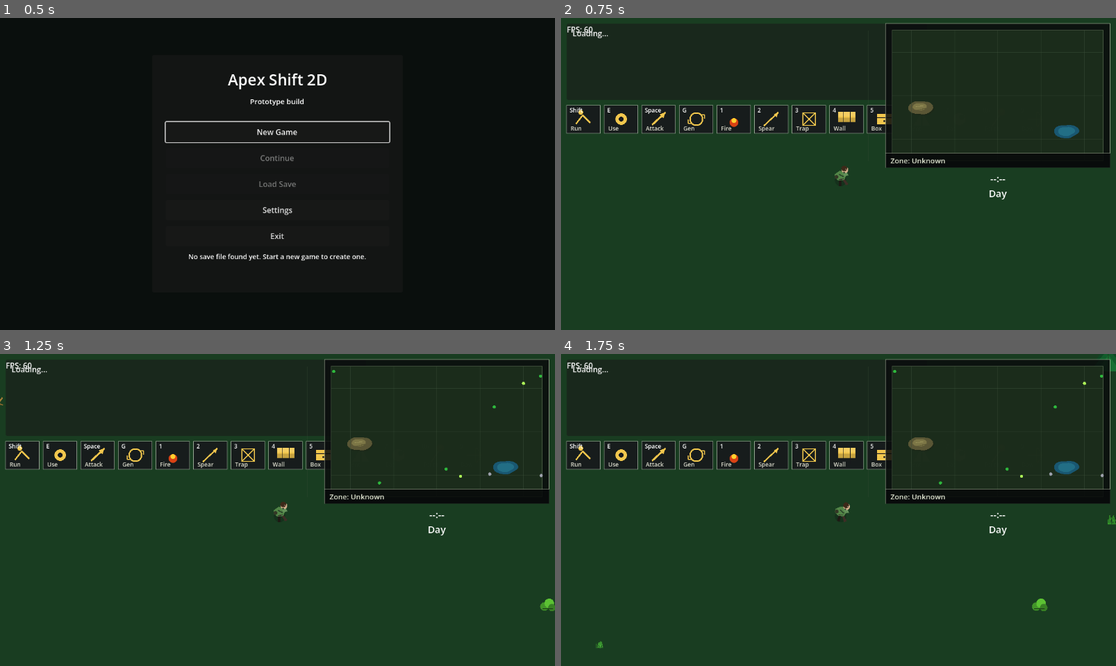
Above: before the commit, frames 1-4 (two rows, left to right).
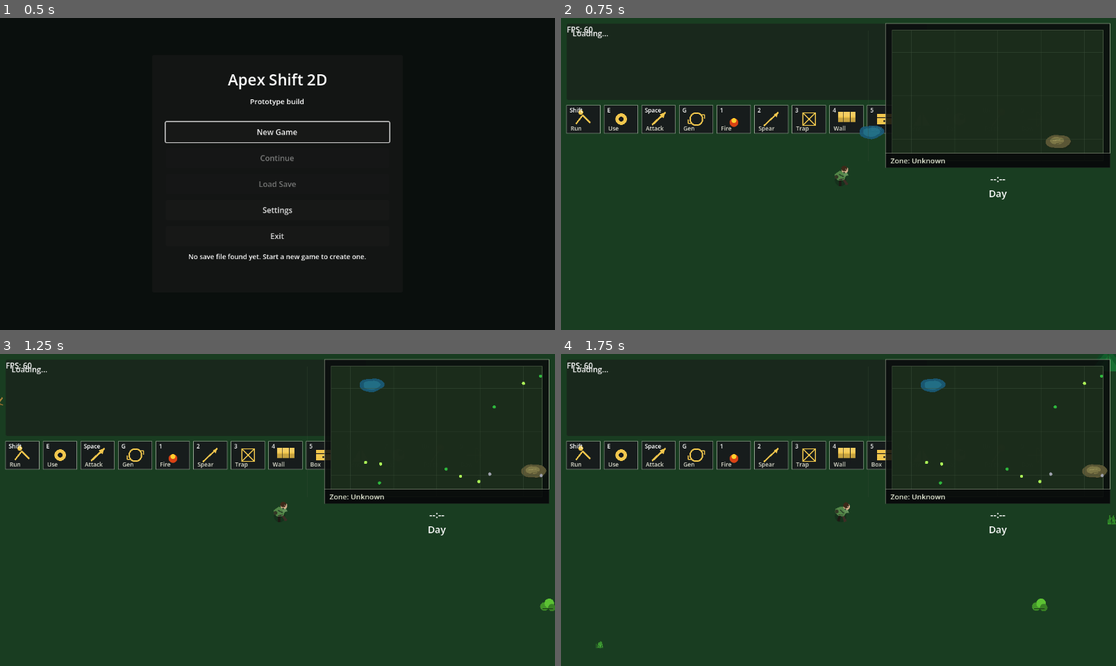
Above: after the commit, the same moments.

Repository: krisstoof/apex-shift-2d
Game: Godot game, scene res://scenes/ui/start_menu.tscn
Two runs of this game, one before a commit and one after it. Both use one fixed random seed, a clock stepped at 60 frames per second and the inputs below.
Inputs (mouse positions are in pixels of both pictures, inside the frame that each line leads up to):
- Up to frame 1 (0.5 s): no input
- Up to frame 2 (0.75 s): click "New Game" at 0.5 s
- Up to frame 3 (1.25 s): no input
- Up to frame 4 (1.75 s): tap Enter at 1.25 s; move the mouse to (960, 494) at 1.27 s; hold D (move_right) from 1.28 s (still down); hold Shift from 1.28 s (still down); click (960, 494) at 1.42 s; tap Space at 1.52 s

Frame 1 is identical in both runs. In frame 2, 0.6% of the frame differs, in the area x 53-94%, y 26-42%; in frame 3, 0.6%, in the area x 59-99%, y 5-42%; in frame 4, 0.6%.

Commit message:
feature/#111 Randomize pond and hill landmark placement

Diff:
--- a/scripts/systems/game_session.gd
+++ b/scripts/systems/game_session.gd
@@ -3,14 +3,19 @@
 const SAVE_PATH := "user://savegame.json"
 
 var load_save_requested := false
+var pending_world_seed := 0
+var pending_landmarks: Array[Dictionary] = []
 
 
 func request_new_game() -> void:
 	load_save_requested = false
+	pending_landmarks.clear()
+	pending_world_seed = _generate_world_seed()
 
 
 func request_continue() -> void:
 	load_save_requested = true
+	_load_bootstrap_from_save()
 
 
 func consume_load_save_request() -> bool:
@@ -21,3 +26,56 @@
 
 func has_save_game() -> bool:
 	return FileAccess.file_exists(SAVE_PATH)
+
+
+func get_bootstrap_world_seed() -> int:
+	if pending_world_seed == 0:
+		pending_world_seed = _generate_world_seed()
+	return pending_world_seed
+
+
+func get_bootstrap_landmarks() -> Array[Dictionary]:
+	return pending_landmarks.duplicate(true)
+
+
+func set_bootstrap_world_state(world_seed: int, landmarks: Array) -> void:
+	pending_world_seed = world_seed if world_seed != 0 else _generate_world_seed()
+	pending_landmarks = _sanitize_landmarks(landmarks)
+
+
+func _load_bootstrap_from_save() -> void:
+	if not has_save_game():
+		pending_landmarks.clear()
+		pending_world_seed = _generate_world_seed()
+		return
+	var parsed: Variant = JSON.parse_string(FileAccess.get_file_as_string(SAVE_PATH))
+	if typeof(parsed) != TYPE_DICTIONARY:
+		pending_landmarks.clear()
+		pending_world_seed = _generate_world_seed()
+		return
+	var bootstrap := _extract_bootstrap_world_data(Dictionary(parsed))
+	pending_world_seed = int(bootstrap.get("world_seed", _generate_world_seed()))
+	pending_landmarks = Array(bootstrap.get("landmarks", [])).duplicate(true)
+
+
+func _extract_bootstrap_world_data(save_data: Dictionary) -> Dictionary:
+	var world_data := Dictionary(save_data.get("world", {}))
+	return {
+		"world_seed": int(world_data.get("world_seed", _generate_world_seed())),
+		"landmarks": _sanitize_landmarks(Array(world_data.get("landmarks", [])))
+	}
+
+
+func _sanitize_landmarks(landmarks: Array) -> Array[Dictionary]:
+	var sanitized: Array[Dictionary] = []
+	for landmark_value in landmarks:
+		if typeof(landmark_value) != TYPE_DICTIONARY:
+			continue
+		sanitized.append(Dictionary(landmark_value).duplicate(true))
+	return sanitized
+
+
+func _generate_world_seed() -> int:
+	var time_seed := int(Time.get_unix_time_from_system())
+	var tick_seed := int(Time.get_ticks_usec() % 2147483647)
+	return abs(time_seed * 1103515245 + tick_seed * 12345) % 2147483647 + 1
--- a/scripts/systems/save_system.gd
+++ b/scripts/systems/save_system.gd
@@ -48,6 +48,7 @@
 	var ecosystem_director := scene.get_node("EcosystemDirector")
 	return {
 		"version": 3,
+		"world": world.get_save_data(),
 		"player": _get_player_data(player),
 		"resources": world.get_resource_save_data(),
 		"varnaks": world.get_varnak_save_data(),
@@ -107,7 +108,13 @@
 	var day_night_system := scene.get_node("DayNightSystem")
 	var evolution_director := scene.get_node("EvolutionDirector")
 	var ecosystem_director := scene.get_node("EcosystemDirector")
+	var game_session := get_node_or_null("/root/GameSession")
+	var world_data := Dictionary(data.get("world", {}))
 
+	if not world_data.is_empty():
+		await world.restore_landmarks(Array(world_data.get("landmarks", [])), int(world_data.get("world_seed", 0)))
+		if game_session and game_session.has_method("set_bootstrap_world_state"):
+			game_session.set_bootstrap_world_state(int(world_data.get("world_seed", 0)), Array(world_data.get("landmarks", [])))
 	_restore_player_data(player, Dictionary(data.get("player", {})))
 	evolution_director.restore_from_data(Dictionary(data.get("evolution", {})))
 	ecosystem_director.load_save_data(Dictionary(data.get("ecosystem", {})))
--- a/scripts/ui/map_screen.gd
+++ b/scripts/ui/map_screen.gd
@@ -185,8 +185,6 @@
 
 
 func _refresh_landmarks_from_world() -> void:
-	if not landmarks.is_empty():
-		return
 	var world := get_tree().current_scene.get_node_or_null("World")
 	if world and world.has_method("get_landmarks"):
 		landmarks = world.get_landmarks()
--- a/scripts/ui/minimap.gd
+++ b/scripts/ui/minimap.gd
@@ -180,8 +180,6 @@
 
 
 func _refresh_landmarks_from_world() -> void:
-	if not landmarks.is_empty():
-		return
 	var world := get_tree().current_scene.get_node_or_null("World")
 	if world and world.has_method("get_landmarks"):
 		landmarks = world.get_landmarks()
--- a/scripts/world/world.gd
+++ b/scripts/world/world.gd
@@ -101,6 +101,7 @@
 var grazer_rng := RandomNumberGenerator.new()
 var small_prey_spawn_timer := 0.0
 var varnak_spawn_timer := 0.0
+var world_seed := 0
 var landmarks: Array[Dictionary] = []
 var hill_landmarks: Array[Dictionary] = []
 var pond_landmarks: Array[Dictionary] = []
@@ -180,6 +181,27 @@
 	return landmarks.duplicate(true)
 
 
+func get_world_seed() -> int:
+	return world_seed
+
+
+func get_landmark_save_data() -> Array[Dictionary]:
+	var landmark_data: Array[Dictionary] = []
+	for landmark_value in landmarks:
+		var landmark := Dictionary(landmark_value).duplicate(true)
+		landmark["position"] = _vector_to_data(Vector2(landmark.get("position", Vector2.ZERO)))
+		landmark["radius"] = float(landmark.get("radius", 0.0))
+		landmark_data.append(landmark)
+	return landmark_data
+
+
+func get_save_data() -> Dictionary:
+	return {
+		"world_seed": world_seed,
+		"landmarks": get_landmark_save_data()
+	}
+
+
 func is_boot_ready() -> bool:
 	return boot_ready
 
@@ -287,7 +309,22 @@
 
 
 func _create_landmarks() -> void:
-	landmarks = WORLD_CONFIG.get_landmarks()
+	var game_session := get_node_or_null("/root/GameSession")
+	var bootstrap_landmarks: Array[Dictionary] = []
+	if game_session and game_session.has_method("get_bootstrap_landmarks"):
+		bootstrap_landmarks = game_session.get_bootstrap_landmarks()
+	if game_session and game_session.has_method("get_bootstrap_world_seed"):
+		world_seed = int(game_session.get_bootstrap_world_seed())
+	elif world_seed == 0:
+		world_seed = 1
+	if bootstrap_landmarks.is_empty():
+		landmarks = WORLD_CONFIG.generate_landmarks(world_seed)
+	else:
+		landmarks = _deserialize_landmark_save_data(bootstrap_landmarks)
+	_rebuild_landmark_runtime_state()
+
+
+func _rebuild_landmark_runtime_state() -> void:
 	hill_landmarks.clear()
 	pond_landmarks.clear()
 	pond_water_search_radius = 0.0
@@ -303,6 +340,31 @@
 				_create_landmark_area(landmark, "pond_landmarks")
 	if not pond_landmarks.is_empty():
 		pond_water_search_radius = max(max_pond_radius * 1.2, 1.0)
+
+
+func restore_landmarks(landmark_data: Array, restored_world_seed: int = 0) -> void:
+	for landmark_area in get_tree().get_nodes_in_group("landmarks"):
+		if is_instance_valid(landmark_area):
+			landmark_area.queue_free()
+	await get_tree().process_frame
+	world_seed = restored_world_seed if restored_world_seed != 0 else world_seed
+	landmarks = _deserialize_landmark_save_data(landmark_data)
+	if landmarks.is_empty():
+		landmarks = WORLD_CONFIG.generate_landmarks(world_seed)
+	_rebuild_landmark_runtime_state()
+	queue_redraw()
+
+
+func _deserialize_landmark_save_data(landmark_data: Array) -> Array[Dictionary]:
+	var restored_landmarks: Array[Dictionary] = []
+	for landmark_value in landmark_data:
+		if typeof(landmark_value) != TYPE_DICTIONARY:
+			continue
+		var landmark := Dictionary(landmark_value).duplicate(true)
+		landmark["position"] = _data_to_vector(landmark.get("position", {}))
+		landmark["radius"] = float(landmark.get("radius", 0.0))
+		restored_landmarks.append(landmark)
+	return restored_landmarks
 
 
 func _create_landmark_area(landmark: Dictionary, group_name: String) -> void:
--- a/scripts/world/world_config.gd
+++ b/scripts/world/world_config.gd
@@ -7,6 +7,7 @@
 const BASE_WORLD_RECT := Rect2(-1440, -880, 2880, 1760)
 const WORLD_RECT := Rect2(BASE_WORLD_RECT.position * WORLD_SCALE, BASE_WORLD_RECT.size * WORLD_SCALE)
 const PLAYER_EDGE_PADDING := 40.0
+const PLAYER_START_POSITION := Vector2(-2450.0, 1450.0)
 
 const TREE_COUNT := 48
 const ROCK_COUNT := 24
@@ -282,14 +283,22 @@
 
 
 static func get_landmarks() -> Array[Dictionary]:
-	var filtered_landmarks: Array[Dictionary] = _get_balanced_landmark_selection()
-	var scaled_landmarks: Array[Dictionary] = []
-	for landmark_value in filtered_landmarks:
-		var landmark := Dictionary(landmark_value).duplicate(true)
-		landmark["position"] = scale_world_point(Vector2(landmark["position"]))
-		landmark["radius"] = float(landmark["radius"]) * WORLD_SCALE
-		scaled_landmarks.append(landmark)
-	return scaled_landmarks
+	return generate_landmarks(1)
+
+
+static func generate_landmarks(world_seed: int) -> Array[Dictionary]:
+	var selected_landmarks: Array[Dictionary] = _get_balanced_landmark_selection()
+	var biomes: Array[Dictionary] = get_biome_zones()
+	var rng := RandomNumberGenerator.new()
+	rng.seed = abs(world_seed) if world_seed != 0 else 1
+	var generated: Array[Dictionary] = []
+	for landmark_value in selected_landmarks:
+		var landmark := _scale_landmark(Dictionary(landmark_value))
+		var biome_id := str(landmark.get("biome_id", ""))
+		var biome := _get_biome_by_id(biome_id, biomes)
+		landmark["position"] = _generate_landmark_position(landmark, biome, generated, rng)
+		generated.append(landmark)
+	return generated
 
 
 static func _get_balanced_landmark_selection() -> Array[Dictionary]:
@@ -329,3 +338,114 @@
 			if selected.size() >= clamped_count:
 				break
 	return selected
+
+
+static func _scale_landmark(landmark: Dictionary) -> Dictionary:
+	var scaled := landmark.duplicate(true)
+	scaled["position"] = scale_world_point(Vector2(landmark.get("position", Vector2.ZERO)))
+	scaled["radius"] = float(landmark.get("radius", 120.0)) * WORLD_SCALE
+	return scaled
+
+
+static func _get_biome_by_id(target_biome_id: String, biomes: Array[Dictionary]) -> Dictionary:
+	for biome_value in biomes:
+		var biome := Dictionary(biome_value)
+		if _get_biome_id(biome) == target_biome_id:
+			return biome
+	return {}
+
+
+static func _generate_landmark_position(landmark: Dictionary, biome: Dictionary, placed_landmarks: Array[Dictionary], rng: RandomNumberGenerator) -> Vector2:
+	var fallback_position := Vector2(landmark.get("position", Vector2.ZERO))
+	if biome.is_empty():
+		return fallback_position
+	var points := PackedVector2Array(biome.get("points", []))
+	if points.is_empty():
+		return fallback_position
+	var bounds := _get_polygon_bounds(points)
+	var radius := float(landmark.get("radius", 120.0))
+	var spawn_margin := _get_landmark_spawn_margin(str(landmark.get("type", "")))
+	var world_margin := spawn_margin + radius
+	var player_safe_distance := float(GAME_BALANCE.LANDMARKS.get("landmark_player_safe_distance", 760.0))
+	var min_landmark_distance := float(GAME_BALANCE.LANDMARKS.get("landmark_min_distance", 420.0))
+	for _attempt in 96:
+		var candidate := Vector2(
+			rng.randf_range(bounds.position.x, bounds.end.x),
+			rng.randf_range(bounds.position.y, bounds.end.y)
+		)
+		if not Geometry2D.is_point_in_polygon(candidate, points):
+			continue
+		if not _is_landmark_inside_world_bounds(candidate, world_margin):
+			continue
+		if candidate.distance_to(PLAYER_START_POSITION) < player_safe_distance + radius:
+			continue
+		if _is_landmark_too_close_to_others(candidate, radius, placed_landmarks, min_landmark_distance):
+			continue
+		return candidate
+	return _find_landmark_fallback_position(fallback_position, points, radius, world_margin, placed_landmarks, min_landmark_distance)
+
+
+static func _is_landmark_inside_world_bounds(position: Vector2, margin: float) -> bool:
+	return (
+		position.x >= WORLD_RECT.position.x + margin
+		and position.x <= WORLD_RECT.end.x - margin
+		and position.y >= WORLD_RECT.position.y + margin
+		and position.y <= WORLD_RECT.end.y - margin
+	)
+
+
+static func _is_landmark_too_close_to_others(position: Vector2, radius: float, placed_landmarks: Array[Dictionary], min_landmark_distance: float) -> bool:
+	for placed_value in placed_landmarks:
+		var placed := Dictionary(placed_value)
+		var placed_position := Vector2(placed.get("position", Vector2.ZERO))
+		var placed_radius := float(placed.get("radius", 120.0))
+		var required_distance: float = maxf(min_landmark_distance, radius + placed_radius + 40.0)
+		if position.distance_to(placed_position) < required_distance:
+			return true
+	return false
+
+
+static func _find_landmark_fallback_position(fallback_position: Vector2, points: PackedVector2Array, radius: float, world_margin: float, placed_landmarks: Array[Dictionary], min_landmark_distance: float) -> Vector2:
+	if Geometry2D.is_point_in_polygon(fallback_position, points) and _is_landmark_inside_world_bounds(fallback_position, world_margin) and not _is_landmark_too_close_to_others(fallback_position, radius, placed_landmarks, min_landmark_distance):
+		return fallback_position
+	var bounds := _get_polygon_bounds(points)
+	var center: Vector2 = bounds.get_center()
+	for ring in range(1, 7):
+		var ring_distance: float = float(ring) * maxf(radius * 0.9, 120.0)
+		for angle_step in range(24):
+			var angle := TAU * float(angle_step) / 24.0
+			var candidate: Vector2 = center + Vector2.RIGHT.rotated(angle) * ring_distance
+			if not Geometry2D.is_point_in_polygon(candidate, points):
+				continue
+			if not _is_landmark_inside_world_bounds(candidate, world_margin):
+				continue
+			if _is_landmark_too_close_to_others(candidate, radius, placed_landmarks, min_landmark_distance):
+				continue
+			return candidate
+	return fallback_position
+
+
+static func _get_landmark_spawn_margin(landmark_type: String) -> float:
+	match landmark_type:
+		"pond":
+			return float(GAME_BALANCE.LANDMARKS.get("pond_spawn_margin", 260.0))
+		"hill":
+			return float(GAME_BALANCE.LANDMARKS.get("hill_spawn_margin", 220.0))
+	return float(GAME_BALANCE.LANDMARKS.get("landmark_min_distance", 420.0)) * 0.5
+
+
+static func _get_polygon_bounds(points: PackedVector2Array) -> Rect2:
+	if points.is_empty():
+		return Rect2(Vector2.ZERO, Vector2.ONE)
+	var min_point := points[0]
+	var max_point := points[0]
+	for point in points:
+		min_point.x = min(min_point.x, point.x)
+		min_point.y = min(min_point.y, point.y)
+		max_point.x = max(max_point.x, point.x)
+		max_point.y = max(max_point.y, point.y)
+	return Rect2(min_point, max_point - min_point)
+
+
+static func _get_biome_id(biome: Dictionary) -> String:
+	return str(biome.get("name", "")).to_snake_case()
--- /dev/null
+++ b/tests/unit/test_game_session.gd
@@ -0,0 +1,57 @@
+extends RefCounted
+
+const GAME_SESSION_SCRIPT := preload("res://scripts/systems/game_session.gd")
+const TEST_UTILS := preload("res://tests/unit/test_utils.gd")
+
+
+func run() -> Array[String]:
+	var failures: Array[String] = []
+	_test_request_new_game_creates_bootstrap_seed(failures)
+	_test_set_bootstrap_world_state_round_trips_landmarks(failures)
+	_test_extract_bootstrap_world_data_reads_seed_and_landmarks(failures)
+	return failures
+
+
+func _test_request_new_game_creates_bootstrap_seed(failures: Array[String]) -> void:
+	var game_session := GAME_SESSION_SCRIPT.new()
+	game_session.request_new_game()
+	var world_seed := int(game_session.get_bootstrap_world_seed())
+	TEST_UTILS.expect(world_seed > 0, failures, "New game should prepare a positive bootstrap world seed")
+	TEST_UTILS.expect_equal(game_session.get_bootstrap_landmarks().size(), 0, failures, "New game bootstrap should start without saved landmark overrides")
+
+
+func _test_set_bootstrap_world_state_round_trips_landmarks(failures: Array[String]) -> void:
+	var game_session := GAME_SESSION_SCRIPT.new()
+	var landmarks := [{
+		"id": "test_hill",
+		"type": "hill",
+		"position": {"x": 100.0, "y": -40.0},
+		"radius": 220.0,
+		"biome_id": "westwood"
+	}]
+	game_session.set_bootstrap_world_state(12345, landmarks)
+	var bootstrap_landmarks: Array = game_session.get_bootstrap_landmarks()
+	TEST_UTILS.expect_equal(int(game_session.get_bootstrap_world_seed()), 12345, failures, "Bootstrap world state should keep the provided seed")
+	TEST_UTILS.expect_equal(bootstrap_landmarks.size(), 1, failures, "Bootstrap world state should keep saved landmark overrides")
+	if bootstrap_landmarks.size() == 1:
+		var landmark := Dictionary(bootstrap_landmarks[0])
+		TEST_UTILS.expect_equal(str(landmark.get("id", "")), "test_hill", failures, "Bootstrap landmarks should keep their ids")
+
+
+func _test_extract_bootstrap_world_data_reads_seed_and_landmarks(failures: Array[String]) -> void:
+	var game_session := GAME_SESSION_SCRIPT.new()
+	var bootstrap: Dictionary = game_session.call("_extract_bootstrap_world_data", {
+		"world": {
+			"world_seed": 777,
+			"landmarks": [{
+				"id": "pond_a",
+				"type": "pond",
+				"position": {"x": -20.0, "y": 88.0},
+				"radius": 160.0,
+				"biome_id": "hearth_meadow"
+			}]
+		}
+	})
+	TEST_UTILS.expect_equal(int(bootstrap.get("world_seed", 0)), 777, failures, "Bootstrap extraction should read world seed from save data")
+	var landmarks: Array = Array(bootstrap.get("landmarks", []))
+	TEST_UTILS.expect_equal(landmarks.size(), 1, failures, "Bootstrap extraction should read saved landmark overrides")
--- a/tests/unit/test_world.gd
+++ b/tests/unit/test_world.gd
@@ -13,6 +13,7 @@
 	_test_non_plant_resources_ignore_water_blocking(failures)
 	_test_hills_block_navigation(failures)
 	_test_terrain_speed_multiplier_changes_in_water(failures)
+	_test_landmark_save_data_round_trip_vectors(failures)
 	_test_biomes_have_sample_texture_assets(failures)
 	_test_biome_terrain_accent_layout_is_dense_and_inside_biome(failures)
 	_test_biome_terrain_accent_layout_stays_async_when_queue_is_pending(failures)
@@ -69,6 +70,33 @@
 	var land_speed: float = float(world.get_terrain_speed_multiplier(Vector2(160.0, 0.0)))
 	TEST_UTILS.expect(deep_speed < shallow_speed, failures, "Deep water should slow movement more than shallow water")
 	TEST_UTILS.expect(shallow_speed < land_speed, failures, "Shallow water should still slow movement more than land")
+	world.free()
+
+
+func _test_landmark_save_data_round_trip_vectors(failures: Array[String]) -> void:
+	var world := WORLD_SCRIPT.new()
+	world.landmarks = [{
+		"id": "test_pond",
+		"type": "pond",
+		"position": Vector2(120.0, -90.0),
+		"radius": 140.0,
+		"biome_id": "westwood",
+		"gameplay_tags": ["water_source"]
+	}]
+	var save_data: Array = world.get_landmark_save_data()
+	TEST_UTILS.expect_equal(save_data.size(), 1, failures, "World should export landmark save data")
+	if save_data.size() == 1:
+		var exported := Dictionary(save_data[0])
+		var position_data := Dictionary(exported.get("position", {}))
+		TEST_UTILS.expect_close(float(position_data.get("x", 0.0)), 120.0, failures, "Landmark save data should preserve position X")
+		TEST_UTILS.expect_close(float(position_data.get("y", 0.0)), -90.0, failures, "Landmark save data should preserve position Y")
+	var restored: Array = world.call("_deserialize_landmark_save_data", save_data)
+	TEST_UTILS.expect_equal(restored.size(), 1, failures, "World should deserialize landmark save data")
+	if restored.size() == 1:
+		var restored_landmark := Dictionary(restored[0])
+		var restored_position := Vector2(restored_landmark.get("position", Vector2.ZERO))
+		TEST_UTILS.expect_close(restored_position.x, 120.0, failures, "Deserialized landmark save data should restore position X")
+		TEST_UTILS.expect_close(restored_position.y, -90.0, failures, "Deserialized landmark save data should restore position Y")
 	world.free()
 
 
--- a/tests/unit/test_world_config.gd
+++ b/tests/unit/test_world_config.gd
@@ -11,6 +11,7 @@
 	_test_resource_spawn_config_is_valid(failures)
 	_test_biome_config_is_valid(failures)
 	_test_landmark_config_is_valid(failures)
+	_test_randomized_landmarks_are_seeded_and_spaced(failures)
 	return failures
 
 
@@ -67,3 +68,33 @@
 	TEST_UTILS.expect_equal(hill_count, int(GAME_BALANCE.LANDMARKS.get("hill_count", 0)), failures, "Hill landmark count should match the tuned balance target")
 	TEST_UTILS.expect(pond_biomes.size() >= min(pond_count, 3), failures, "Reduced pond landmarks should still cover multiple biomes for navigation readability")
 	TEST_UTILS.expect(hill_biomes.size() >= min(hill_count, 4), failures, "Reduced hill landmarks should still cover multiple biomes for navigation readability")
+
+
+func _test_randomized_landmarks_are_seeded_and_spaced(failures: Array[String]) -> void:
+	var seed_a := 101
+	var seed_b := 202
+	var first_layout: Array[Dictionary] = WORLD_CONFIG.generate_landmarks(seed_a)
+	var second_layout: Array[Dictionary] = WORLD_CONFIG.generate_landmarks(seed_a)
+	var third_layout: Array[Dictionary] = WORLD_CONFIG.generate_landmarks(seed_b)
+	TEST_UTILS.expect_equal(first_layout.size(), second_layout.size(), failures, "The same world seed should generate the same number of landmarks")
+	TEST_UTILS.expect_equal(first_layout.size(), third_layout.size(), failures, "Different world seeds should still respect the same landmark target counts")
+	var changed_position := false
+	for i in range(first_layout.size()):
+		var first_landmark := Dictionary(first_layout[i])
+		var second_landmark := Dictionary(second_layout[i])
+		var third_landmark := Dictionary(third_layout[i])
+		var first_position := Vector2(first_landmark.get("position", Vector2.ZERO))
+		var second_position := Vector2(second_landmark.get("position", Vector2.ZERO))
+		var third_position := Vector2(third_landmark.get("position", Vector2.ZERO))
+		TEST_UTILS.expect_close(first_position.x, second_position.x, failures, "The same world seed should reproduce landmark X positions")
+		TEST_UTILS.expect_close(first_position.y, second_position.y, failures, "The same world seed should reproduce landmark Y positions")
+		if first_position.distance_to(third_position) > 1.0:
+			changed_position = true
+		TEST_UTILS.expect(WORLD_CONFIG.WORLD_RECT.has_point(first_position), failures, "Generated landmarks should stay inside world bounds")
+		TEST_UTILS.expect(first_position.distance_to(WORLD_CONFIG.PLAYER_START_POSITION) >= float(GAME_BALANCE.LANDMARKS.get("landmark_player_safe_distance", 760.0)), failures, "Generated landmarks should stay away from the player start area")
+		for j in range(i + 1, first_layout.size()):
+			var other_landmark := Dictionary(first_layout[j])
+			var other_position := Vector2(other_landmark.get("position", Vector2.ZERO))
+			var minimum_distance: float = maxf(float(GAME_BALANCE.LANDMARKS.get("landmark_min_distance", 420.0)), float(first_landmark.get("radius", 0.0)) + float(other_landmark.get("radius", 0.0)) + 40.0)
+			TEST_UTILS.expect(first_position.distance_to(other_position) >= minimum_distance, failures, "Generated landmarks should not overlap or crowd each other")
+	TEST_UTILS.expect(changed_position, failures, "Different world seeds should produce a different landmark layout")
--- a/tests/unit_test_runner.gd
+++ b/tests/unit_test_runner.gd
@@ -2,6 +2,7 @@
 
 const WORLD_CONFIG_TESTS := preload("res://tests/unit/test_world_config.gd")
 const WORLD_TESTS := preload("res://tests/unit/test_world.gd")
+const GAME_SESSION_TESTS := preload("res://tests/unit/test_game_session.gd")
 const HUNGER_DIET_TESTS := preload("res://tests/unit/test_hunger_diet.gd")
 const RESOURCE_NODE_TESTS := preload("res://tests/unit/test_resource_node.gd")
 const ECOSYSTEM_DIRECTOR_TESTS := preload("res://tests/unit/test_ecosystem_director.gd")
@@ -18,6 +19,7 @@
 	var failures: Array[String] = []
 	_run_suite("WorldConfig", WORLD_CONFIG_TESTS.new(), failures)
 	_run_suite("World", WORLD_TESTS.new(), failures)
+	_run_suite("GameSession", GAME_SESSION_TESTS.new(), failures)
 	_run_suite("HungerDiet", HUNGER_DIET_TESTS.new(), failures)
 	_run_suite("ResourceNode", RESOURCE_NODE_TESTS.new(), failures)
 	_run_suite("EcosystemDirector", ECOSYSTEM_DIRECTOR_TESTS.new(), failures)
Not shown, added: tests/unit/test_game_session.gd.uid
